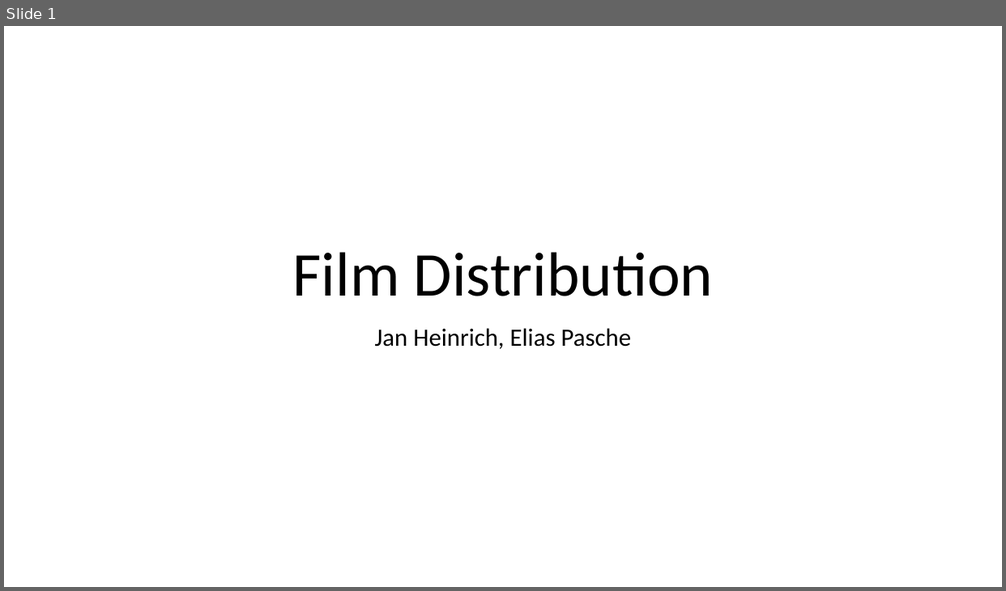
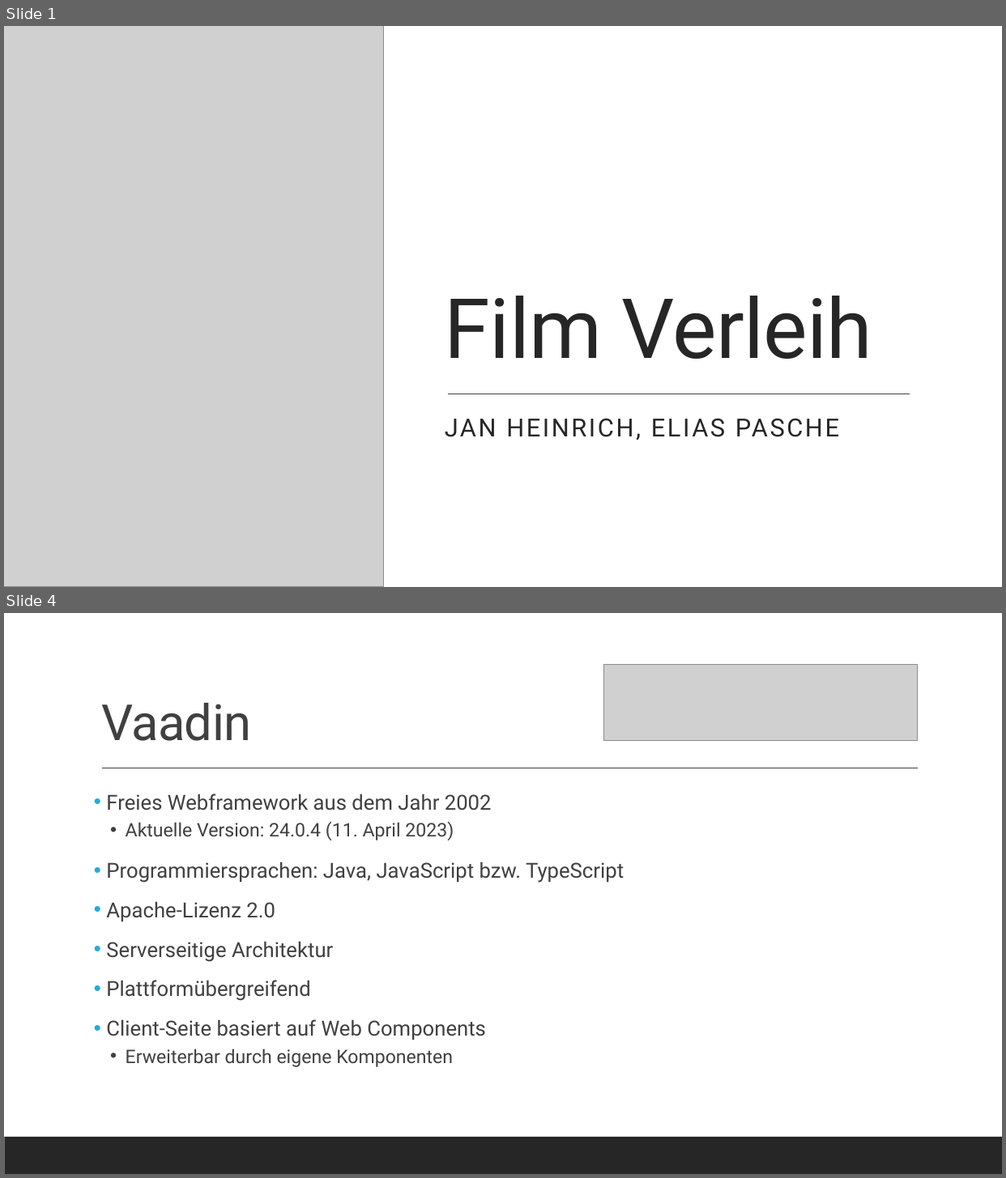
Before and after one commit to eliaspasche/film_distribution, a slide deck: doc/presentation.pptx. Shown one above the other, each under a label of ours: slide 1 before the commit, slides 1 and 4 after it; the slides between them are not shown. The pictures are 1006x591 and 1006x1178 pixels, drawn with LibreOffice and Linux fonts; fonts in the diff are those of the drawing; grey boxes stand for pictures. Boxes give left, top, right and bottom in pixels: in the first picture for what was removed or moved away, otherwise in the second. Text is boxed around its words. In the diff, an @@ line names an element or a change of style, - is before the commit and + after.

```diff
--- a/doc/presentation.pptx
+++ b/doc/presentation.pptx
@@ slide 4 added at [4,613,1002,1174], background #FFFFFF; not listed: 1 template element that a slide beside it also shows @@
@@ picture added at [603,665,918,740] @@
@@ title added at [101,703,251,741], 48 pt, text #404040 @@
+Vaadin
@@ line added from (102, 769) to (918, 769), #404040 1 pt @@
@@ text added at [106,794,624,1067], 20 pt, text #404040 @@
+• Freies Webframework aus dem Jahr 2002
+  • Aktuelle Version: 24.0.4 (11. April 2023)
+• Programmiersprachen: Java, JavaScript bzw. TypeScript
+• Apache-Lizenz 2.0
+• Serverseitige Architektur
+• Plattformübergreifend
+• Client-Seite basiert auf Web Components
+  • Erweiterbar durch eigene Komponenten
@@ slide 1 changed as well @@
@@ rectangle added at [4,26,1002,587], fill #FFFFFF @@
@@ picture added at [4,26,384,587] @@
@@ title at [445,296,872,359]: text changed; size 60 to 80 pt; font Calibri to Roboto; text colour #000000 to #262626 @@
-Film Distribution
+Film Verleih
@@ line added from (449, 395) to (910, 395), #404040 1 pt @@
@@ subtitle at [445,419,839,440]: text changed; font Calibri to Roboto; text colour #000000 to #262626 @@
-Jan Heinrich, Elias Pasche
+JAN HEINRICH, ELIAS PASCHE
@@ rectangle added at [4,550,1002,587], fill #262626 @@
```
Also in this commit, not shown: 12 other slides added.
